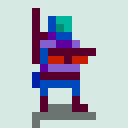
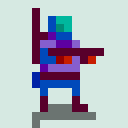
Before/after of a 128 × 128 layered artwork. What changed in the layer stack:
hid group "forward copy" (2 layers) over [48, 56, 96, 64]
hid "forward" (5th of 7, in "forward copy") over [48, 56, 96, 64]
showed group "forward" (6th of 7) (2 layers) over [48, 48, 104, 64]
